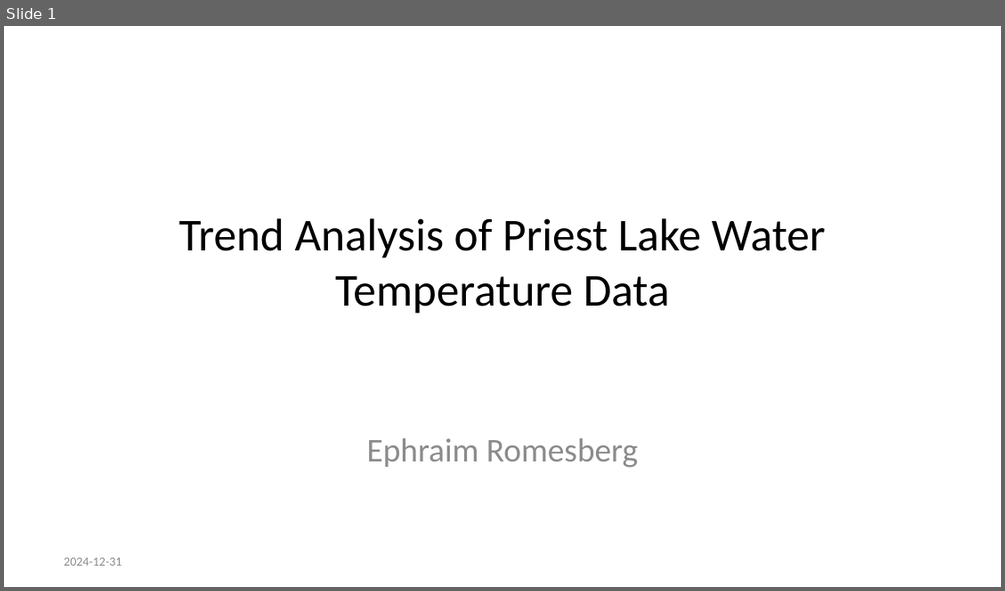
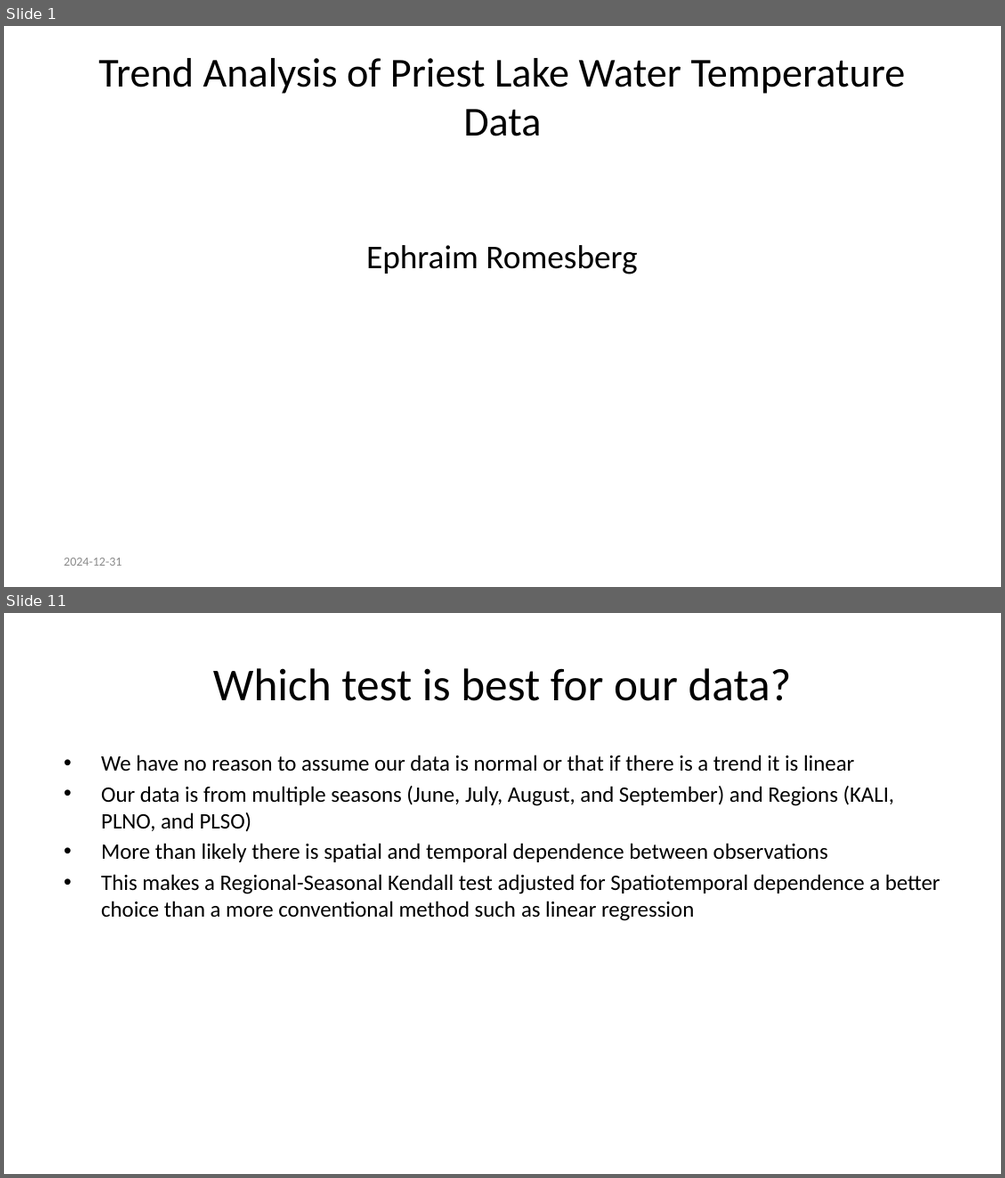
Before and after one commit to Ephraim96/SCA-Trend-Analysis, a slide deck: Trend-Analysis-of-Priest-Lake-Water-Temperature-Data.pptx. Shown one above the other, each under a label of ours: slide 1 before the commit, slides 1 and 11 after it; the slides between them are not shown. The pictures are 1005x591 and 1005x1178 pixels, drawn with LibreOffice and Linux fonts; fonts in the diff are those of the drawing; background and template pictures are left out. Boxes give left, top, right and bottom in pixels: in the first picture for what was removed or moved away, otherwise in the second. Text is boxed around its words. In the diff, an @@ line names an element or a change of style, - is before the commit and + after.

```diff
--- a/Trend-Analysis-of-Priest-Lake-Water-Temperature-Data.pptx
+++ b/Trend-Analysis-of-Priest-Lake-Water-Temperature-Data.pptx
@@ slide 11 added at box(4, 613, 1001, 1174), background #FFFFFF @@
@@ title added at box(213, 668, 792, 701), 33 pt, text #000000 @@
+Which test is best for our data?
@@ text added at box(101, 755, 940, 921), 16 pt, text #000000 @@
+• We have no reason to assume our data is normal or that if there is a trend it is linear
+• Our data is from multiple seasons (June, July, August, and September) and Regions (KALI, PLNO, and PLSO)
+• More than likely there is spatial and temporal dependence between observations
+• This makes a Regional-Seasonal Kendall test adjusted for Spatiotemporal dependence a better choice than a more conventional method such as linear regression
@@ slide 1 changed as well @@
@@ title "Trend Analysis of Priest Lake ...": place and size @@
-title "Trend Analysis of Priest Lake ..." at box(179, 218, 825, 313)
+title "Trend Analysis of Priest Lake ..." at box(98, 58, 906, 136)
@@ title "Trend Analysis of Priest Lake ..." at box(98, 58, 906, 136): size 33 to 29.7 pt @@
@@ text "Ephraim Romesberg": place and size @@
-text "Ephraim Romesberg" at box(367, 438, 638, 467)
+text "Ephraim Romesberg" at box(366, 245, 637, 274)
@@ text "Ephraim Romesberg" at box(366, 245, 637, 274): text colour #8C8C8C to #000000 @@
```
Also in this commit, not shown: 18 other slides added, 4 slides removed, 5 other files.
